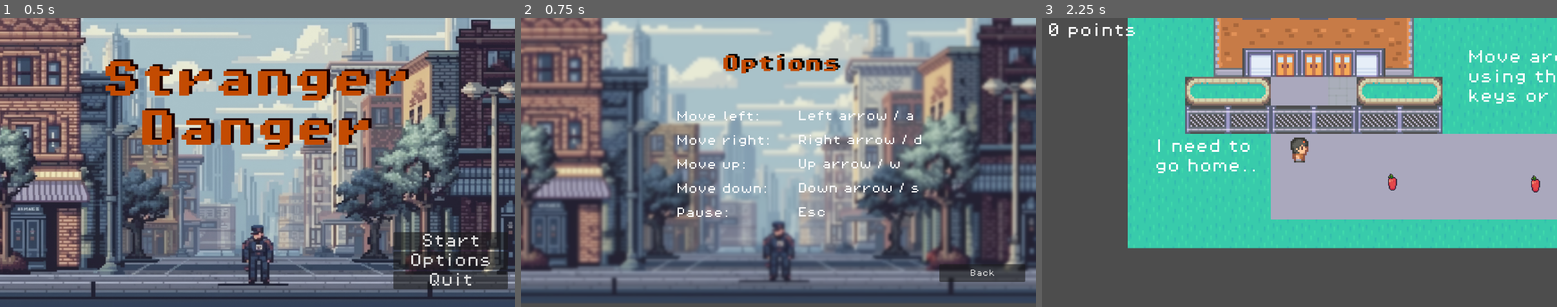
Above: before the commit, frames 1-3 (left to right).
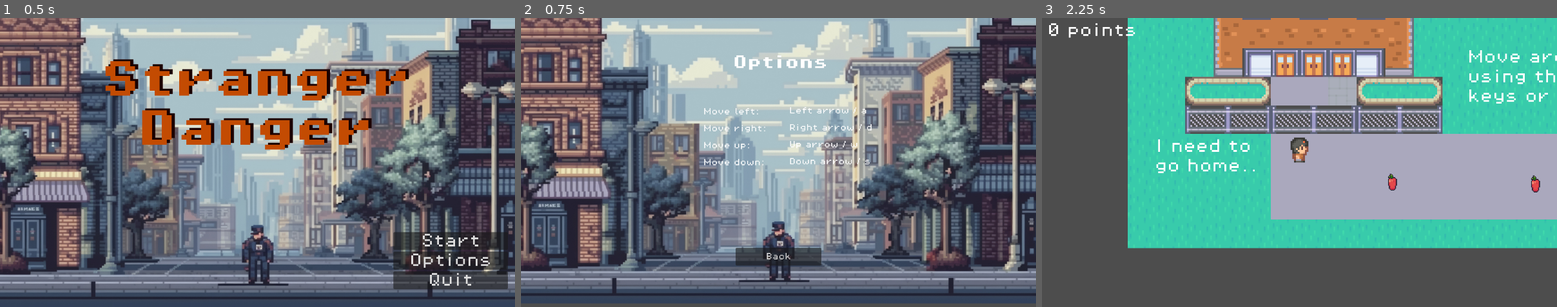
Above: after the commit, the same moments.

Repository: sapatel8/CitySafetyGame
Game: Godot game, scene res://scenes/control.tscn
Two runs of this game, one before a commit and one after it. Both use one fixed random seed, a clock stepped at 60 frames per second and the inputs below.
Inputs:
- Up to frame 1 (0.5 s): no input
- Up to frame 2 (0.75 s): click "Options" at 0.5 s
- Up to frame 3 (2.25 s): click "Back" at 1.25 s; click "Start" at 2 s

Frame 1 is identical in both runs. In frame 2, 12% of the frame differs, in the area x 0-100%, y 0-94%; in frame 3, nothing differs.
Error in both runs: Invalid call. Nonexistent function 'bump_back' in base 'TileMapLayer'. (res://scripts/world_boundary.gd:4)

Commit message:
Revert "Merge branch 'main' of https://github.com/sapatel8/CitySafetyGame"
This reverts commit 1fe2521d58933bcc9f2e659b30df3a95468a8029, reversing
changes made to 8847a1a29c577fb2b7c130c49934ed0eb909695f.

Diff:
--- a/city-safety-game/project.godot
+++ b/city-safety-game/project.godot
@@ -14,10 +14,6 @@
 run/main_scene="uid://cwxr3g3qvat20"
 config/features=PackedStringArray("4.4", "Forward Plus")
 config/icon="res://assets/icon.svg"
-
-[autoload]
-
-AudioManager="*res://scripts/audio_manager.gd"
 
 [input]
 
--- a/city-safety-game/scenes/control.tscn
+++ b/city-safety-game/scenes/control.tscn
@@ -1,10 +1,9 @@
-[gd_scene load_steps=6 format=3 uid="uid://cwxr3g3qvat20"]
+[gd_scene load_steps=5 format=3 uid="uid://cwxr3g3qvat20"]
 
 [ext_resource type="FontFile" uid="uid://doecikw21csos" path="res://assets/fonts/PixelOperator8.ttf" id="1_5p55f"]
 [ext_resource type="Script" uid="uid://wqxerjp6dbch" path="res://scripts/control.gd" id="1_r67kn"]
 [ext_resource type="FontFile" uid="uid://dxg5l4vdlr1at" path="res://assets/fonts/PixelOperator8-Bold.ttf" id="3_brbbq"]
 [ext_resource type="Texture2D" uid="uid://cc16cy8foglt3" path="res://assets/8-bit-graphics-pixels-scene-with-police-office.jpg" id="4_8n18e"]
-[ext_resource type="Script" uid="uid://dmc6070r1gabm" path="res://scripts/audio_manager.gd" id="5_tjwpk"]
 
 [node name="MainMenu" type="Control"]
 layout_mode = 3
@@ -89,9 +88,6 @@
 horizontal_alignment = 1
 vertical_alignment = 1
 
-[node name="AudioManager" type="Node" parent="."]
-script = ExtResource("5_tjwpk")
-
 [connection signal="pressed" from="VBoxContainer/StartButton" to="." method="_on_start_button_pressed"]
 [connection signal="pressed" from="VBoxContainer/OptionButton" to="." method="_on_option_button_pressed"]
 [connection signal="pressed" from="VBoxContainer/QuitButton" to="." method="_on_quit_button_pressed"]
--- a/city-safety-game/scenes/endScreen.tscn
+++ b/city-safety-game/scenes/endScreen.tscn
@@ -63,10 +63,10 @@
 
 [node name="VBoxContainer" type="VBoxContainer" parent="."]
 layout_mode = 0
-offset_left = 944.0
-offset_top = 560.0
-offset_right = 1136.0
-offset_bottom = 616.0
+offset_left = 1000.0
+offset_top = 564.0
+offset_right = 1128.0
+offset_bottom = 620.0
 
 [node name="BackButton" type="Button" parent="VBoxContainer"]
 custom_minimum_size = Vector2(0, 40)
--- a/city-safety-game/scenes/level1.tscn
+++ b/city-safety-game/scenes/level1.tscn
@@ -1245,7 +1245,6 @@
 zoom = Vector2(4, 4)
 
 [node name="score label" type="Label" parent="Player/Camera2D2"]
-unique_name_in_owner = true
 offset_left = -141.0
 offset_top = -78.0
 offset_right = -88.0
@@ -1366,5 +1365,3 @@
 [node name="CollisionShape2D" type="CollisionShape2D" parent="WorldBoundaries/worldBoundary4"]
 position = Vector2(536.5, -88.5)
 shape = SubResource("RectangleShape2D_gnai3")
-
-[connection signal="timeout" from="GameManager/Timer" to="GameManager" method="_on_timer_timeout"]
--- a/city-safety-game/scenes/level2.tscn
+++ b/city-safety-game/scenes/level2.tscn
@@ -1464,5 +1464,3 @@
 &"": SubResource("AnimationLibrary_cqal4")
 }
 autoplay = "driving"
-
-[connection signal="timeout" from="GameManager/Timer" to="GameManager" method="_on_timer_timeout"]
--- a/city-safety-game/scenes/level3.tscn
+++ b/city-safety-game/scenes/level3.tscn
@@ -1520,16 +1520,3 @@
 
 [node name="CollisionPolygon2D" type="CollisionPolygon2D" parent="RoadZones/Killzone3"]
 polygon = PackedVector2Array(366, -271, 365, -143, 382, -142, 382, -97, 365, -99, 366, 7, 322, 7, 322, -100, 158, -100, 157, -91, 114, -90, 114, -101, -114, -98, -113, -144, 115, -143, 114, -273, 157, -273, 158, -143, 320, -141, 323, -277)
-
-[node name="Label" type="Label" parent="."]
-z_index = 1
-offset_left = 43.0
-offset_top = 20.0
-offset_right = 107.0
-offset_bottom = 39.0
-theme_override_fonts/font = ExtResource("3_b72m1")
-theme_override_font_sizes/font_size = 8
-text = "Watch out
-for cars!!"
-
-[connection signal="timeout" from="GameManager/Timer" to="GameManager" method="_on_timer_timeout"]
--- a/city-safety-game/scenes/level4.tscn
+++ b/city-safety-game/scenes/level4.tscn
@@ -1598,9 +1598,6 @@
 [node name="apple25" parent="Apples" instance=ExtResource("4_vxn4p")]
 position = Vector2(696, 65)
 
-[node name="apple2" parent="Apples" instance=ExtResource("4_vxn4p")]
-position = Vector2(-79, 194)
-
 [node name="Roadzones" type="Node" parent="."]
 
 [node name="Killzone3" parent="Roadzones" instance=ExtResource("8_5cjb5")]
@@ -1730,24 +1727,3 @@
 &"": SubResource("AnimationLibrary_sai06")
 }
 autoplay = "walking"
-
-[node name="StrangerAlert" type="Label" parent="."]
-z_index = 1
-offset_left = 23.0
-offset_top = 145.0
-offset_right = 107.0
-offset_bottom = 168.0
-theme_override_fonts/font = ExtResource("3_5cjb5")
-theme_override_font_sizes/font_size = 8
-text = "Don't talk
-to strangers!"
-
-[node name="homeText" type="Label" parent="."]
-z_index = 1
-offset_left = 584.0
-offset_top = 28.0
-offset_right = 670.0
-offset_bottom = 38.0
-theme_override_fonts/font = ExtResource("3_5cjb5")
-theme_override_font_sizes/font_size = 8
-text = "Home at last!!"
--- a/city-safety-game/scenes/main.tscn
+++ b/city-safety-game/scenes/main.tscn
@@ -1280,7 +1280,6 @@
 zoom = Vector2(4, 4)
 
 [node name="score label" type="Label" parent="Player/Camera2D2"]
-unique_name_in_owner = true
 offset_left = -141.0
 offset_top = -78.0
 offset_right = -88.0
--- a/city-safety-game/scenes/options_screen.tscn
+++ b/city-safety-game/scenes/options_screen.tscn
@@ -1,14 +1,9 @@
-[gd_scene load_steps=7 format=3 uid="uid://bmjpg5ys3gk1x"]
+[gd_scene load_steps=5 format=3 uid="uid://bmjpg5ys3gk1x"]
 
 [ext_resource type="Script" uid="uid://ca50h4nfnhch1" path="res://scripts/options_screen.gd" id="1_8c6mt"]
 [ext_resource type="FontFile" uid="uid://doecikw21csos" path="res://assets/fonts/PixelOperator8.ttf" id="1_ffprp"]
 [ext_resource type="Texture2D" uid="uid://cc16cy8foglt3" path="res://assets/8-bit-graphics-pixels-scene-with-police-office.jpg" id="2_b7fgw"]
-[ext_resource type="Shader" uid="uid://cx6wrnmmoro6x" path="res://scenes/pause_menu.gdshader" id="3_rp22q"]
 [ext_resource type="FontFile" uid="uid://dxg5l4vdlr1at" path="res://assets/fonts/PixelOperator8-Bold.ttf" id="4_rp22q"]
-
-[sub_resource type="ShaderMaterial" id="ShaderMaterial_2oknb"]
-shader = ExtResource("3_rp22q")
-shader_parameter/amount = 3.0
 
 [node name="options screen" type="Control"]
 layout_mode = 3
@@ -25,12 +20,6 @@
 texture = ExtResource("2_b7fgw")
 metadata/_edit_lock_ = true
 
-[node name="ColorRect" type="ColorRect" parent="."]
-material = SubResource("ShaderMaterial_2oknb")
-offset_top = -8.0
-offset_right = 1168.0
-offset_bottom = 640.0
-
 [node name="VBoxContainer" type="VBoxContainer" parent="."]
 custom_minimum_size = Vector2(130, 40)
 layout_mode = 1
@@ -39,10 +28,10 @@
 anchor_top = 0.795
 anchor_right = 0.557
 anchor_bottom = 1.0
-offset_left = 424.512
-offset_top = 36.84
-offset_right = 486.336
-offset_bottom = -56.0
+offset_left = -31.488
+offset_top = -0.160034
+offset_right = 30.336
+offset_bottom = -93.0
 grow_horizontal = 2
 grow_vertical = 0
 
@@ -53,24 +42,19 @@
 theme_override_fonts/font = ExtResource("1_ffprp")
 theme_override_font_sizes/font_size = 16
 text = "Back"
-metadata/_edit_lock_ = true
 
 [node name="OptionsTitle" type="Label" parent="."]
 layout_mode = 1
 anchors_preset = 5
 anchor_left = 0.5
 anchor_right = 0.5
-offset_left = -128.0
+offset_left = -88.0
 offset_top = 84.0
-offset_right = 137.0
-offset_bottom = 124.0
+offset_right = 96.0
+offset_bottom = 116.0
 grow_horizontal = 2
-theme_override_colors/font_color = Color(0.764706, 0.294118, 0.00784314, 1)
-theme_override_colors/font_shadow_color = Color(0, 0, 0, 1)
-theme_override_constants/shadow_offset_x = 6
-theme_override_constants/shadow_offset_y = -3
 theme_override_fonts/font = ExtResource("4_rp22q")
-theme_override_font_sizes/font_size = 40
+theme_override_font_sizes/font_size = 32
 text = "Options"
 
 [node name="ControlsText" type="Label" parent="."]
@@ -80,23 +64,21 @@
 anchor_top = 0.233
 anchor_right = 0.519
 anchor_bottom = 0.506
-offset_left = -101.128
-offset_top = 57.516
-offset_right = -25.888
-offset_bottom = 120.612
+offset_left = -40.128
+offset_top = 51.016
+offset_right = -39.888
+offset_bottom = 4.112
 grow_horizontal = 2
 grow_vertical = 2
 theme_override_fonts/font = ExtResource("1_ffprp")
-theme_override_font_sizes/font_size = 24
+theme_override_font_sizes/font_size = 16
 text = "Move left:
 
 Move right:
 
 Move up:
 
-Move down:
-
-Pause:"
+Move down: "
 metadata/_edit_group_ = true
 
 [node name="gameplay control text" type="Label" parent="."]
@@ -106,21 +88,19 @@
 anchor_top = 0.296
 anchor_right = 0.717
 anchor_bottom = 0.5
-offset_left = -21.512
-offset_top = 16.192
-offset_right = 72.016
-offset_bottom = 124.0
+offset_left = -40.512
+offset_top = 8.192
+offset_right = -39.9839
+offset_bottom = 12.0
 theme_override_fonts/font = ExtResource("1_ffprp")
-theme_override_font_sizes/font_size = 24
+theme_override_font_sizes/font_size = 16
 text = "Left arrow / a
 
 Right arrow / d
 
 Up arrow / w
 
-Down arrow / s
-
-Esc"
+Down arrow / s"
 metadata/_edit_group_ = true
 
 [connection signal="pressed" from="VBoxContainer/BackButton" to="." method="_on_back_button_pressed"]
--- a/city-safety-game/scripts/audio_manager.gd
+++ /dev/null
@@ -1,10 +0,0 @@
-extends Node
-
-@onready var music_player := AudioStreamPlayer.new()
-
-func _ready():
-	music_player.autoplay = true
-	add_child(music_player)
-	music_player.volume_db = -10
-	music_player.stream = preload("res://assets/sounds/best-game-console-301284.mp3")
-	music_player.play()
--- a/city-safety-game/scripts/game_manager.gd
+++ b/city-safety-game/scripts/game_manager.gd
@@ -4,12 +4,11 @@
 var paused = false
 var current_level := -1
 var level = 0
-
-
-@onready var score_label: Label = %"score label"
+@onready var timer: Timer = $Timer
+#@onready var score_label: Label = %"score label"
 @onready var alert: Label = %alert
 @onready var pause_menu: Control = %PauseMenu
-@onready var timer: Timer = %Timer
+@onready var score_label: Label = $"../Player/Camera2D2/score label"
 
 func _ready() -> void:
 	if score == null:
Not shown, removed: city-safety-game/assets/sounds/best-game-console-301284.mp3.import
Not shown, removed: city-safety-game/scripts/audio_manager.gd.uid
Not shown, removed: city-safety-game/assets/sounds/best-game-console-301284.mp3
